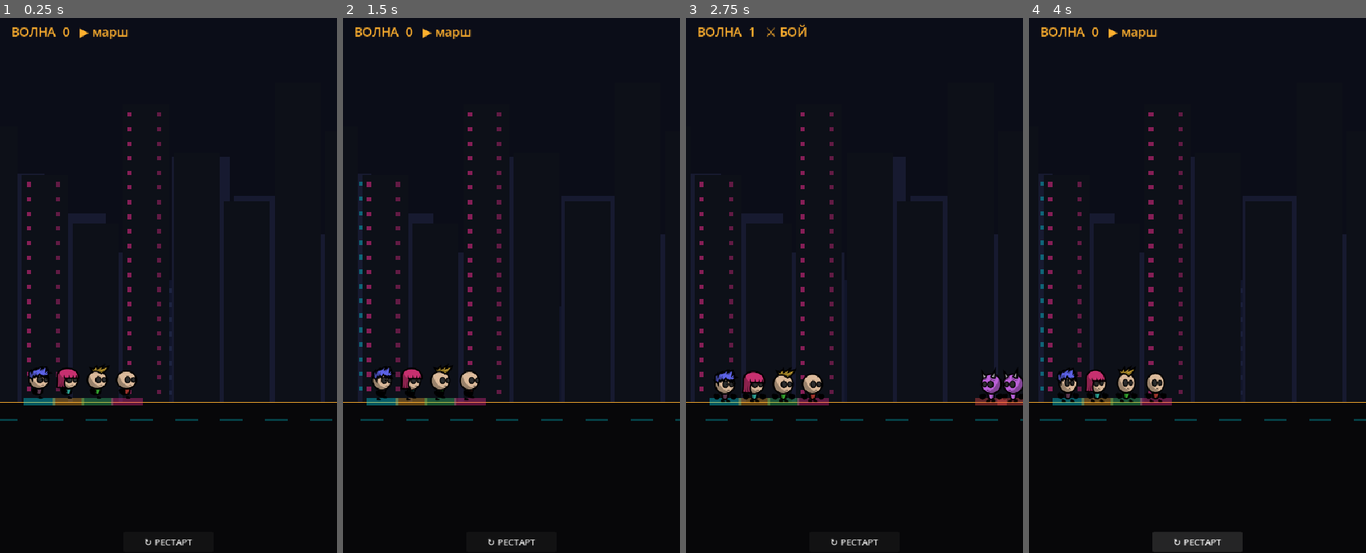
Above: before the commit, frames 1-4 (left to right).
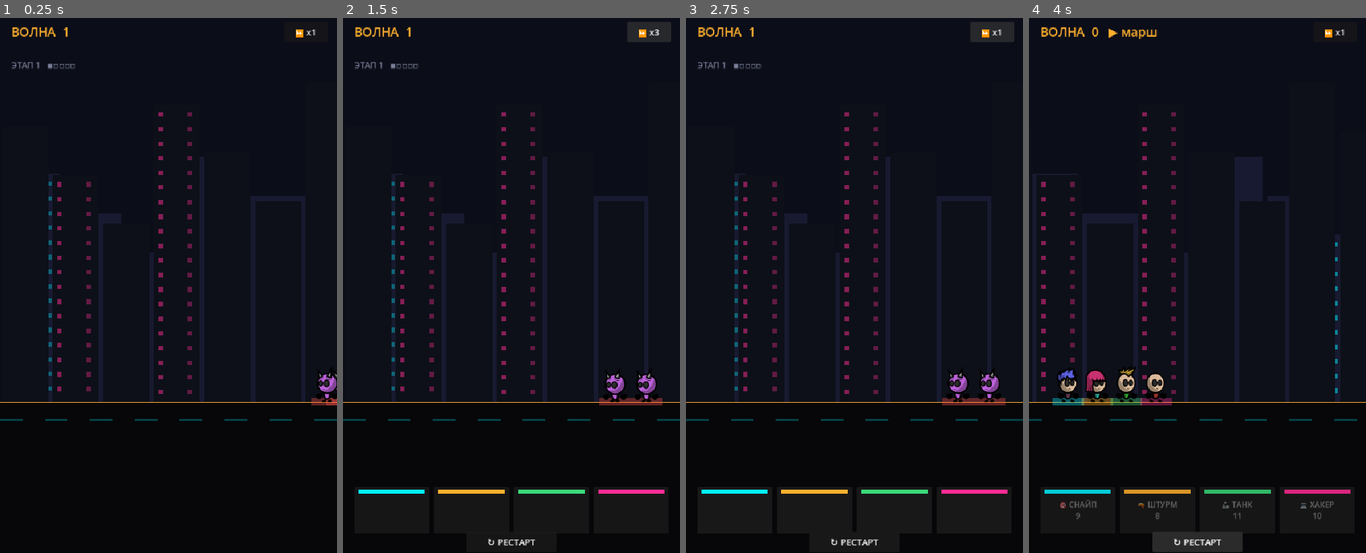
Above: after the commit, the same moments.

Repository: Mokhnatti/cyber-auto-rpg
Game: Godot game, scene res://main.tscn
Two runs of this game, one before a commit and one after it. Both use one fixed random seed, a clock stepped at 60 frames per second and the inputs below.
Inputs (mouse positions are in pixels of both pictures, inside the frame that each line leads up to):
- Up to frame 1 (0.25 s): no input
- Up to frame 2 (1.5 s): click (649, 34) at 0.5 s, where only the run after the commit has a clickable "⏩ x1"; click (649, 34) at 1.25 s, where only the run after the commit has a clickable "⏩ x2"
- Up to frame 3 (2.75 s): click (992, 34) at 2 s, where only the run after the commit has a clickable "⏩ x3"
- Up to frame 4 (4 s): click "↻ РЕСТАРТ" at 2.75 s; click "↻ РЕСТАРТ" at 3.5 s

The runs differ from the first frame. In frame 1, 3.2% of the frame differs, in the area x 3-100%, y 1-99%; in frame 2, 5.0%, in the area x 0-99%, y 0-89%; in frame 3, 4.9%; in frame 4, 3.1%.
Error after the commit: Invalid assignment of property or key 'text' with value of type 'String' on a base object of type 'Nil'. (res://main.gd:53)

Commit message:
UI до канона auto-battler (по ресёрчу AFK Arena/Hero Wars + thumb-zone): портреты-кнопки ульт снизу (HP + заряд-заливка + свечение готового), кнопка скорости x1/x2/x3, прогресс этапа флажками. §4Б концепт: принцип 'не театр' (скилл-клапан) + UI-компоновка

Diff:
--- a/prototype/main.gd
+++ b/prototype/main.gd
@@ -31,6 +31,11 @@
 var boss_bg: ColorRect      # полоса HP босса вверху
 var boss_fill: ColorRect
 var boss_lbl: Label
+var hero_hp := []           # hp-полоски на портретах
+var hero_charge := []       # заливка заряда ульты на портретах
+var speed_btn: Button
+var stage_label: Label
+var speed_idx := 0
 
 func _ready() -> void:
 	randomize()
@@ -310,8 +315,37 @@
 		var hh = heroes[i]
 		var ready_ult: bool = hh["alive"] and hh["ult_t"] <= 0.0
 		hero_ults[i].disabled = not ready_ult
-		hero_ults[i].text = "%s\n%s" % [hh["data"]["icon"], ("УЛЬТА" if ready_ult else "%.0f" % hh["ult_t"])]
-		hero_ults[i].modulate = Color(1,1,1,1) if hh["alive"] else Color(0.4,0.4,0.4,1)
+		hero_ults[i].text = "%s %s\n%s" % [hh["data"]["icon"], hh["data"]["name"], ("⚡УЛЬТА" if ready_ult else "%.0f" % hh["ult_t"])]
+		# свечение когда ульта готова (border ignite à la AFK Arena)
+		if not hh["alive"]:
+			hero_ults[i].modulate = Color(0.4, 0.4, 0.4, 1)
+		elif ready_ult:
+			hero_ults[i].modulate = Color(1.3, 1.3, 1.3, 1)
+		else:
+			hero_ults[i].modulate = Color(0.85, 0.85, 0.85, 1)
+		# заливка заряда ульты (снизу вверх)
+		var cd: float = hh["data"]["ult_cd"]
+		var fill: float = clamp((cd - hh["ult_t"]) / cd, 0.0, 1.0)
+		var ch: ColorRect = hero_charge[i]
+		ch.size.y = 78.0 * fill
+		ch.position.y = 78.0 - 78.0 * fill
+		ch.color.a = 0.5 if ready_ult else 0.22
+		# hp на портрете
+		hero_hp[i].size.x = 118.0 * (float(hh["hp"]) / float(hh["max"]))
+		hero_hp[i].visible = hh["alive"]
+	# прогресс этапа (флажки, 5-я волна = босс)
+	if wave > 0:
+		var win: int = ((wave - 1) % 5) + 1
+		var st: int = ((wave - 1) / 5) + 1
+		var flags := ""
+		for k in range(1, 6):
+			if k <= win:
+				flags += "⚑" if k == 5 else "▪"
+			else:
+				flags += "▫"
+		stage_label.text = "ЭТАП %d   %s" % [st, flags]
+	else:
+		stage_label.text = ""
 
 func _build() -> void:
 	# фон
@@ -350,6 +384,27 @@
 	boss_lbl.visible = false
 	hud.add_child(boss_lbl)
 
+	# кнопка скорости x1/x2/x3 (idle-must)
+	speed_btn = Button.new()
+	speed_btn.text = "⏩ x1"
+	speed_btn.add_theme_font_size_override("font_size", 16)
+	speed_btn.custom_minimum_size = Vector2(78, 36)
+	speed_btn.position = Vector2(W - 94, 14)
+	speed_btn.pressed.connect(_cycle_speed)
+	hud.add_child(speed_btn)
+	# прогресс этапа (флажки до босса)
+	stage_label = Label.new()
+	stage_label.add_theme_color_override("font_color", Color("#7a7f99"))
+	stage_label.add_theme_font_size_override("font_size", 15)
+	stage_label.position = Vector2(20, 80)
+	hud.add_child(stage_label)
+
+func _cycle_speed() -> void:
+	speed_idx = (speed_idx + 1) % 3
+	var v: float = [1.0, 2.0, 3.0][speed_idx]
+	Engine.time_scale = v
+	speed_btn.text = "⏩ x%d" % int(v)
+
 	status_label = Label.new()
 	status_label.add_theme_font_size_override("font_size", 24)
 	status_label.horizontal_alignment = HORIZONTAL_ALIGNMENT_CENTER
@@ -359,23 +414,39 @@
 	status_label.size = Vector2(400, 30)
 	hud.add_child(status_label)
 
-	# панель ульт снизу
+	# панель портретов-кнопок ульт снизу (канон auto-battler: портрет = кнопка ульты)
 	var bar := HBoxContainer.new()
-	bar.add_theme_constant_override("separation", 10)
+	bar.add_theme_constant_override("separation", 8)
 	bar.alignment = BoxContainer.ALIGNMENT_CENTER
-	bar.set_anchors_preset(Control.PRESET_BOTTOM_WIDE)
-	bar.position = Vector2(0, H - 110)
-	bar.size = Vector2(W, 70)
+	bar.position = Vector2(0, H - 118)
+	bar.size = Vector2(W, 84)
 	hud.add_child(bar)
-	hero_ults.clear()
+	hero_ults.clear(); hero_hp.clear(); hero_charge.clear()
 	for i in HEROES.size():
+		var h = HEROES[i]
 		var b := Button.new()
-		b.custom_minimum_size = Vector2(128, 60)
-		b.add_theme_font_size_override("font_size", 15)
+		b.custom_minimum_size = Vector2(134, 78)
+		b.add_theme_font_size_override("font_size", 14)
+		b.clip_contents = true
 		var idx := i
 		b.pressed.connect(func(): _use_ult(idx))
+		# заряд ульты — заливка снизу (цвет класса), управляется в _refresh_hud
+		var ch := ColorRect.new()
+		ch.color = Color(h["color"].r, h["color"].g, h["color"].b, 0.22)
+		ch.position = Vector2(0, 78); ch.size = Vector2(134, 0)
+		ch.mouse_filter = Control.MOUSE_FILTER_IGNORE
+		b.add_child(ch)
+		# hp-полоска сверху портрета (цвет класса)
+		var hbg := ColorRect.new(); hbg.color = Color(0, 0, 0, 0.5)
+		hbg.position = Vector2(8, 6); hbg.size = Vector2(118, 7)
+		hbg.mouse_filter = Control.MOUSE_FILTER_IGNORE
+		b.add_child(hbg)
+		var hpf := ColorRect.new(); hpf.color = h["color"]
+		hpf.position = Vector2(8, 6); hpf.size = Vector2(118, 7)
+		hpf.mouse_filter = Control.MOUSE_FILTER_IGNORE
+		b.add_child(hpf)
 		bar.add_child(b)
-		hero_ults.append(b)
+		hero_ults.append(b); hero_hp.append(hpf); hero_charge.append(ch)
 
 	var restart := Button.new()
 	restart.text = "↻ РЕСТАРТ"
Not shown, changed: CONCEPT.md
Not shown, changed: docs/play/index.html
Not shown, changed: docs/play/index.pck
